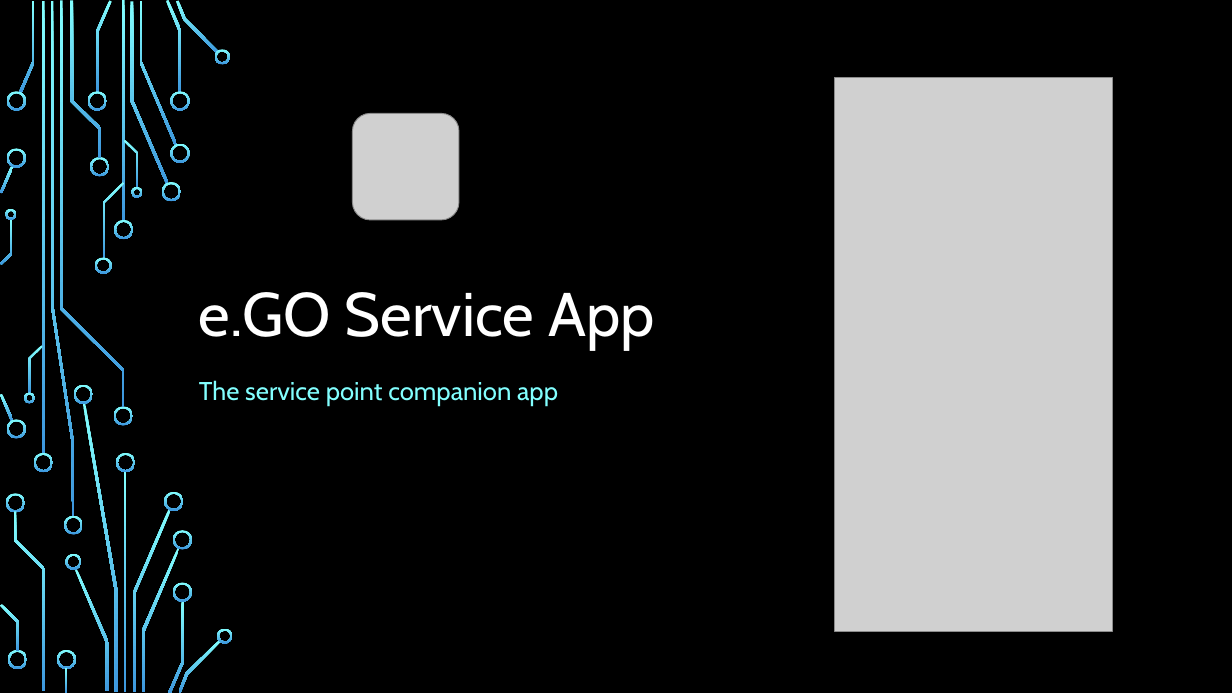
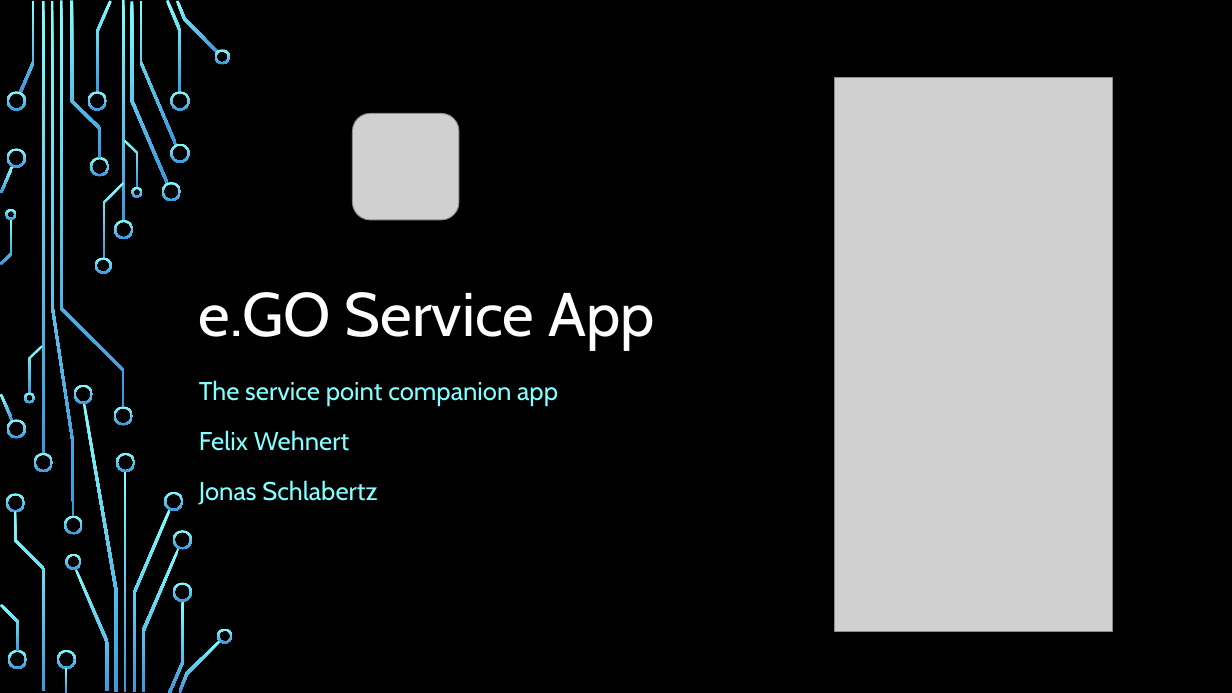
Before and after one commit to egodigital/e.GO-Service, a slide deck: slide 1 of presentation.pptx. Drawn at 1232x693 pixels with LibreOffice and Linux fonts; fonts in the diff are those of the drawing; grey boxes stand for pictures; background and template pictures are left out. Boxes give left, top, right and bottom in pixels: in the first picture for what was removed or moved away, otherwise in the second. Text is boxed around its words. In the diff, an @@ line names an element or a change of style, - is before the commit and + after.

Commit message:
Updated presentation

```diff
--- a/presentation.pptx
+++ b/presentation.pptx
@@ subtitle at bbox=[199, 430, 377, 505]: paragraphs added @@
+Felix Wehnert
+Jonas Schlabertz
```
